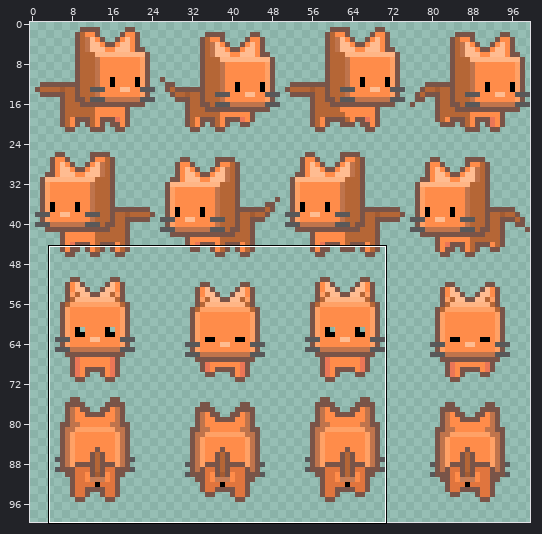
Sprite sheet -- src/assets/images/sprite/LeoWalkCycle.png. Above, an overview of the earlier version with the close-up marked.
Close-up. First the earlier version:
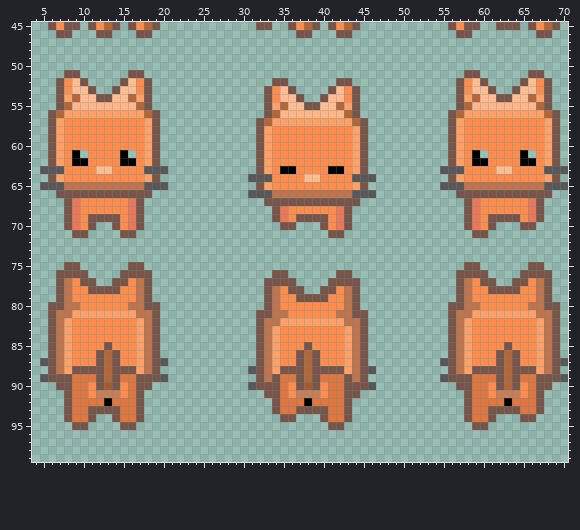
The file is 100x100 pixels. Colours within 5 levels of each other are drawn and written as one. Shown: x 4..70, y 45..99. The commit also changed other parts of the picture, which this record leaves out.
After the commit:
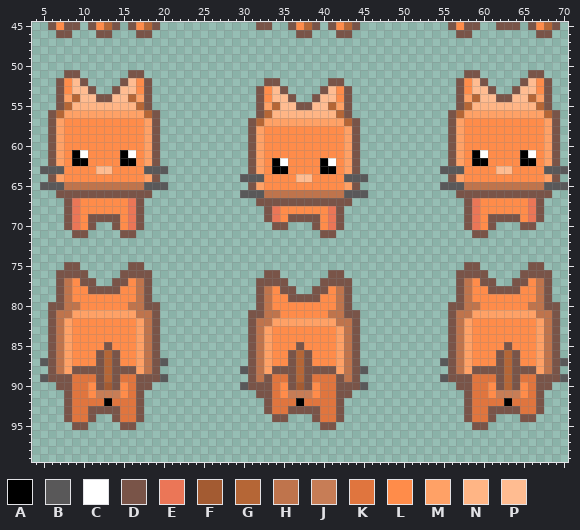
Palette (. is transparent): A #000000  B #595859  C #ffffff  D #795448  E #eb7657  F #a35b32  G #b56636  H #bf744c  J #c77d56  K #e0753e  L #ff8c4a  M #ffa166  N #ffb585  P #ffbc91
From old to new:
Changed rows in their new state; - is an unchanged pixel.
first column x 10:
 52 -----------------------D-.-----D-.-----------------------
 53 ----------------------DLPD.---DPLD.----------------------
 54 ----------------------DLP-D.-DP-LD.----------------------
 55 ----------------------DMGP-D-P-GMD.----------------------
 56 ----------------------DGN-------GD.----------------------
 57 ---------------------DGM---------GD.---------------------
 58 ---------------------DML---------MD.---------------------
 59 ---------------------DML---------MD.---------------------
 60 ---------------------DML---------MD.---------------------
 61 C-----C--------------DML---------MD.--------------C-----C
 62 ---------------------DMLAC----AC-MD.---------------------
 63 ---------------------DMLA-L---A-LMD.---------------------
 64 --------------------B--L---P-L---B--.--------------------
 65 ---------------------DML---------MD.---------------------
 66 --------------------B--H---------B--.--------------------
 67 ----------------------D-----------.----------------------
 68 -----------------------DEL-----ED.-----------------------
 69 -----------------------DELD---LED.-----------------------
 70 ------------------------D-.--DLED.-----------------------
 71 ------------------------------D-.------------------------
first column x 30:
 76 ---D-.-----D-.---
 77 --D---.---D---.--
 78 --DHLD-.-D-LHD.--
 79 --DHL-D---L-HD.--
 80 --DHL-------HD.--
 81 -D-H-L-----H-D-.-
 82 -DH-M-------H-D.-
 83 -DHML-------MHD.-
 84 -DHML-------MHD.-
 85 -DHML--DL---MHD.-
 86 -DHML-DGDL--MHD.-
 87 -DHML-DGDL--MHD.-
 88 BDHMD--GD---MHDB.
 89 -DHDK-DGDK--DHD.-
 90 BD--KLDFDLK-D--B.
 91 --D-KLJ--LK-D-.--
 92 ---DK--AK---D.---
 93 ---DK-D---K-D.---
 94 ----D-.--DK-D.---
 95 ----------D-.----
Pixel boxes of the changes (left, top, right, bottom) in both close-ups:
changed: (240, 78, 376, 238)
added: (80, 150, 88, 158)
added: (128, 150, 136, 158)
added: (480, 150, 488, 158)
added: (528, 150, 536, 158)
changed: (240, 270, 376, 430)
